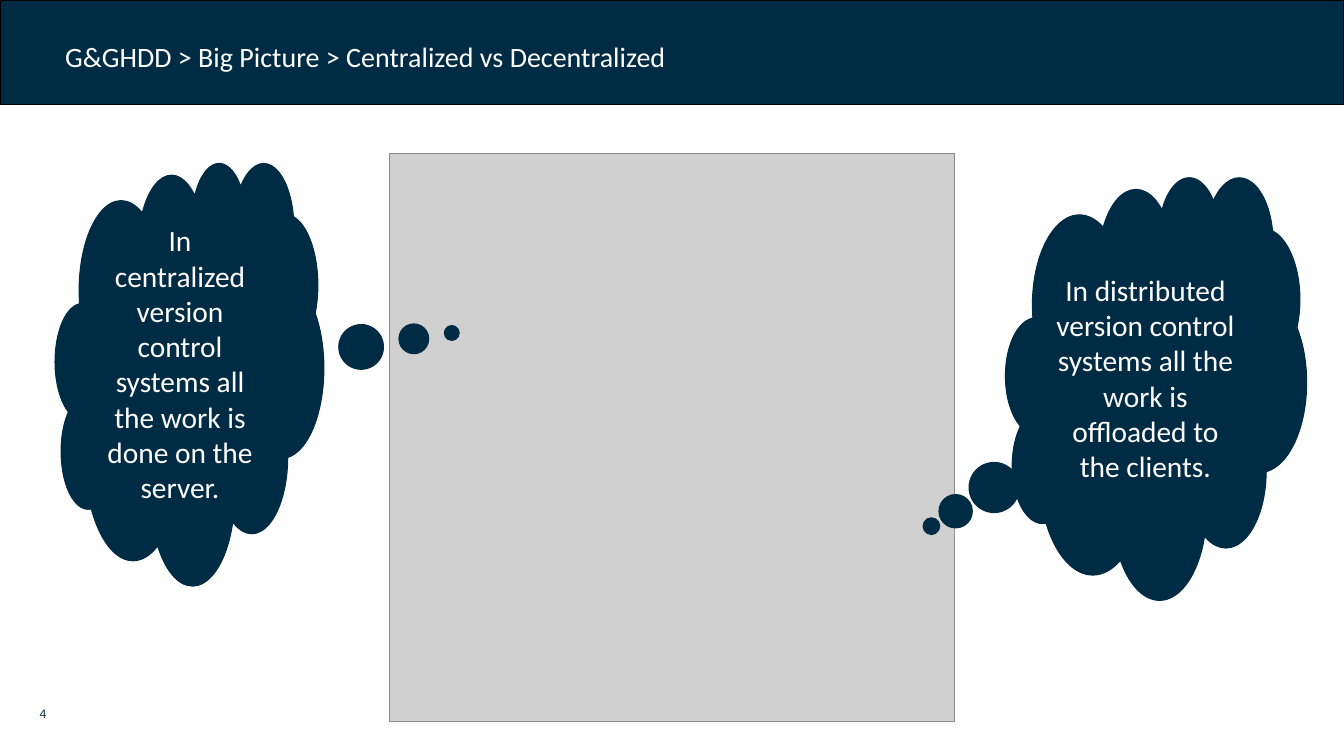
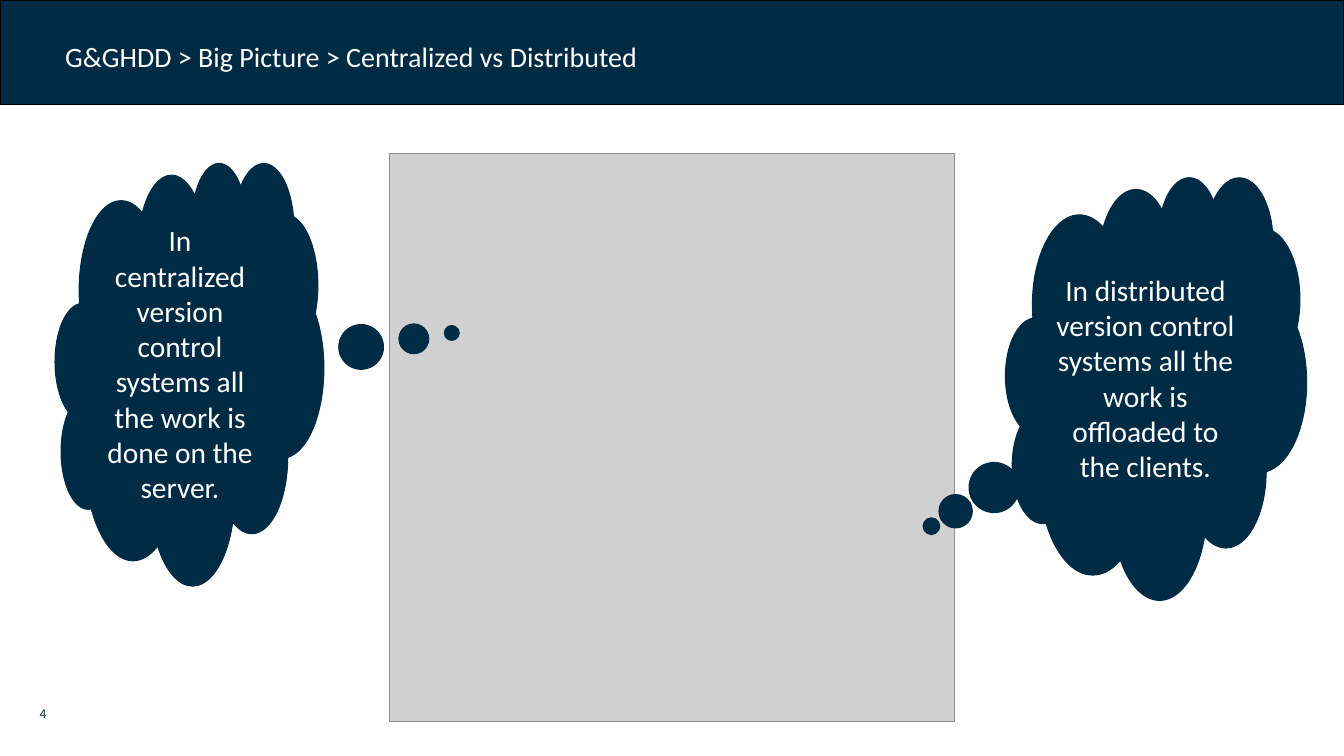
Before and after one commit to dfds/dojo, a slide deck: slide 4 of workshops/git-github-deep-dive/git_github_deep_dive.pptx. Drawn at 1344x756 pixels with LibreOffice and Linux fonts; fonts in the diff are those of the drawing; grey boxes stand for pictures; background and template pictures are left out. Boxes give left, top, right and bottom in pixels: in the first picture for what was removed or moved away, otherwise in the second. Text is boxed around its words. In the diff, an @@ line names an element or a change of style, - is before the commit and + after.

```diff
--- a/workshops/git-github-deep-dive/git_github_deep_dive.pptx
+++ b/workshops/git-github-deep-dive/git_github_deep_dive.pptx
@@ text in rectangle at [65,47,637,72]: text changed @@
-G&GHDD > Big Picture > Centralized vs Decentralized
+G&GHDD > Big Picture > Centralized vs Distributed
```
Also in this commit, not shown: 1 other slide changed, 1 slide added.
